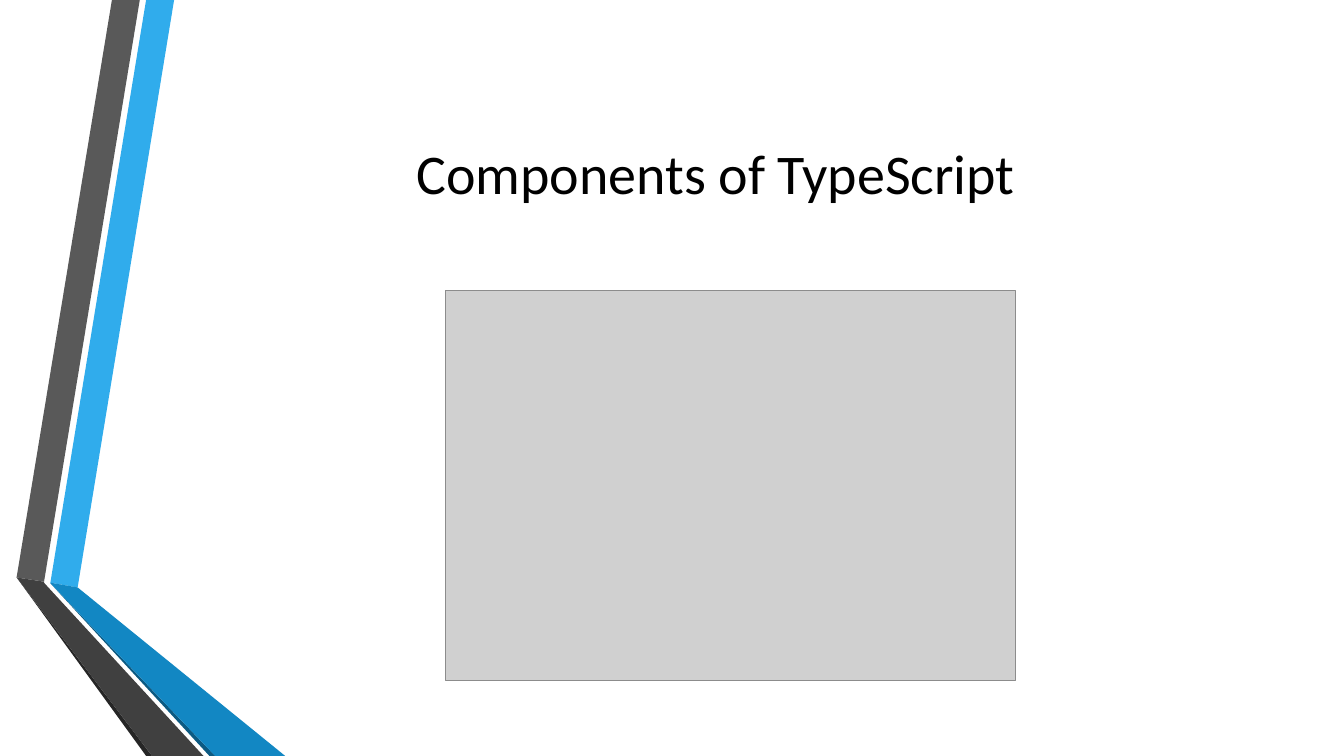
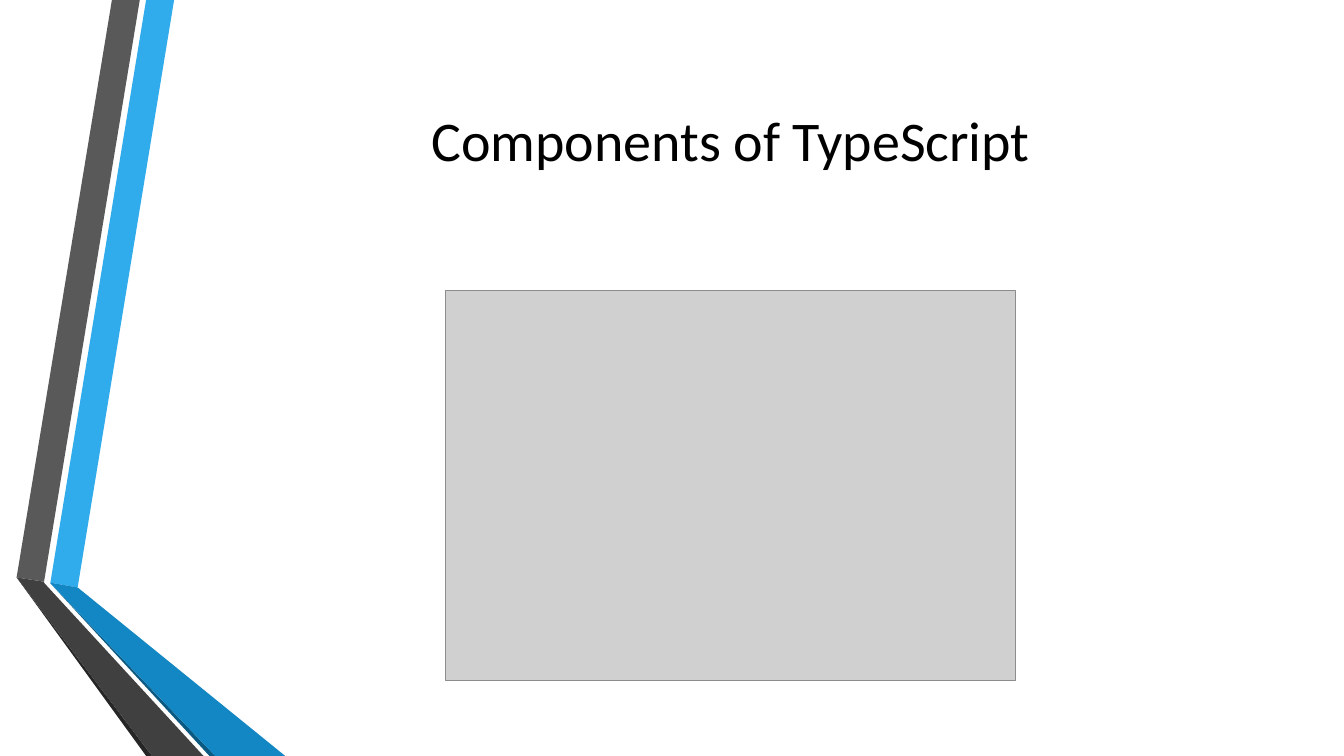
Before and after one commit to kalyank12/SoftwareParadigms, a slide deck: slide 28 of PPT/Group02-Component1.pptx. Drawn at 1344x756 pixels with LibreOffice and Linux fonts; fonts in the diff are those of the drawing; grey boxes stand for pictures; background and template pictures are left out. Boxes give left, top, right and bottom in pixels: in the first picture for what was removed or moved away, otherwise in the second. Text is boxed around its words. In the diff, an @@ line names an element or a change of style, - is before the commit and + after.

```diff
--- a/PPT/Group02-Component1.pptx
+++ b/PPT/Group02-Component1.pptx
@@ title "Components of TypeScript": place and size @@
-title "Components of TypeScript" at [417,155,1015,203]
+title "Components of TypeScript" at [432,122,1030,170]
```
Also in this commit, not shown: 9 other slides changed, 1 other file.
